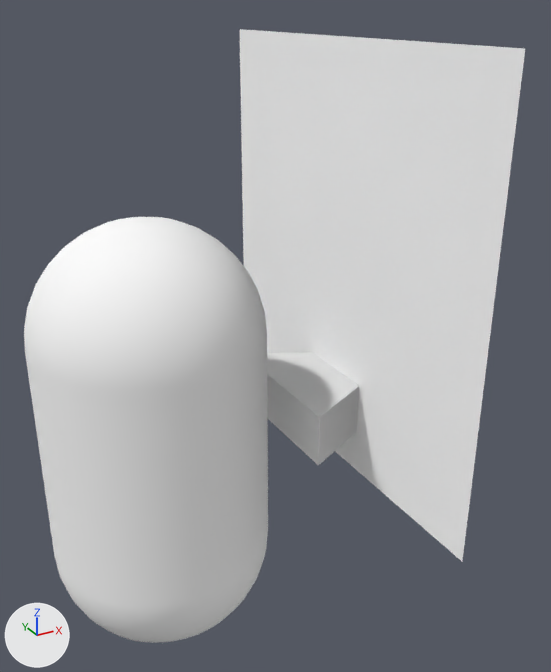
The glTF model assets/trenchbroom/home/jackm/Documents/Godot4/boss-rush-jam-2025/assets/trenchbroom/models/PlayerRef.glb: old version first, new version second.
Both versions are drawn from a camera (50 mm lens) standing at (-0.96, -2.85, 1.8) and looking at (0.58, -0.05, 0.4). Arrows for +X, +Y and +Z are at lower left; the lights stay in place. The picture after the commit comes second. Where no turn or scale is listed for an object, it has been applied to the vertices.

Names of what the first picture shows: 'Body', 'FacingDir', 'ThickOutlineShader'.
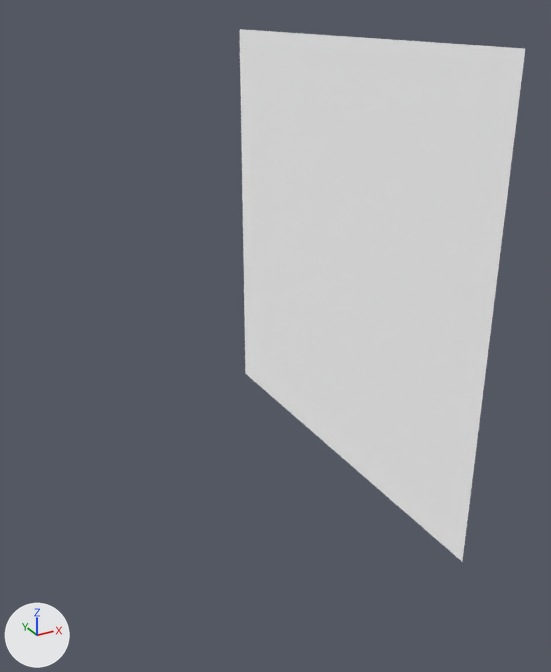
What changed in the scene script:
```text
Change mat_material_0:
    mat_material_0.metallic: 0.0 -> 1.0
Change me_mesh_2:
    where me_mesh_2.from_pydata(...)  # 4 vertices, 2 faces; spans x 0.0, y -1.0..1.0, z -1.0..1.0
    remove me_mesh_2.materials.append(mat_material_2)  # white #ffffff
    add me_mesh_2.materials.append(mat_material_0)  # white #ffffff
Remove ob_body:
    ob_body = bpy.data.objects.new('Body', me_mesh_0)
    ob_body.location = (0.0, 0.0, 0.0)
Remove ob_facingdir:
    ob_facingdir = bpy.data.objects.new('FacingDir', me_mesh_1)
    ob_facingdir.location = (1.0, 0.0, 0.0)
```

Boxes (x1, y1, x2, y2) around the edits, measured in the pictures (551 x 672 px):
'Body', deleted
    before: (24, 217, 268, 643)
'FacingDir', deleted
    before: (267, 353, 359, 465)
